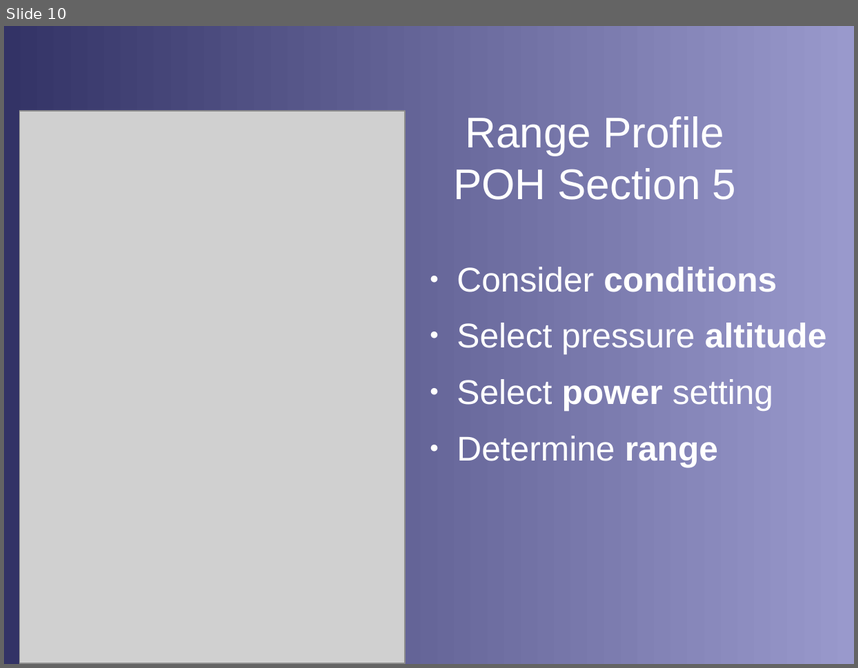
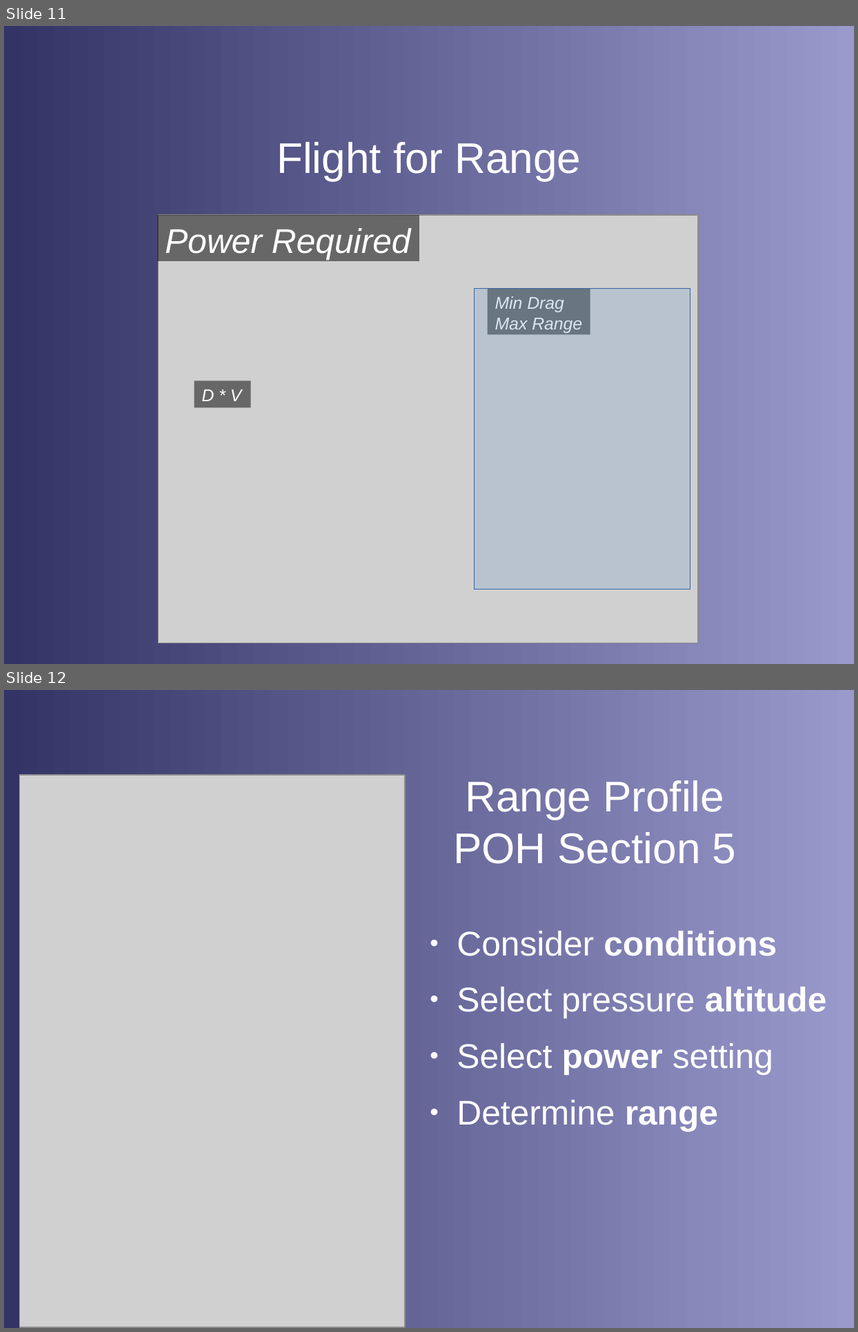
Before and after one commit to stephanheinemann/flight, a slide deck: FI/RangeAndEndurance/RangeAndEndurance.odp. Shown one above the other, each under a label of ours: slide 10 before the commit, slides 11 and 12 after it. The pictures are 858x668 and 858x1332 pixels, drawn with LibreOffice and Linux fonts; fonts in the diff are those of the drawing; grey boxes stand for pictures; background and template pictures are left out. Boxes give left, top, right and bottom in pixels: in the first picture for what was removed or moved away, otherwise in the second. Text is boxed around its words. In the diff, an @@ line names an element or a change of style, - is before the commit and + after.

```diff
--- a/FI/RangeAndEndurance/RangeAndEndurance.odp
+++ b/FI/RangeAndEndurance/RangeAndEndurance.odp
@@ slide 11 added at [4, 26, 854, 664], background gradient #333366 to #9999CC @@
@@ title added at [277, 142, 582, 181], 40 pt, text #FFFFFF @@
+Flight for Range
@@ rectangle added at [157, 215, 419, 261], fill #000000 at 50% opacity, 32 pt, text #FFFFFF, italic @@
+Power Required
@@ picture added at [159, 215, 698, 643] @@
@@ rectangle added at [475, 288, 691, 589], fill #729FCF at 25% opacity, outline #3465A4 0 pt @@
@@ rectangle added at [488, 288, 590, 334], fill #000000 at 50% opacity, 16 pt, text #FFFFFF, italic @@
+Min Drag
+Max Range
@@ rectangle added at [194, 381, 251, 408], fill #000000 at 50% opacity, 16 pt, text #FFFFFF, italic @@
+D * V
@@ what was slide 10 is now slide 12 @@
```
Also in this commit, not shown: 4 slides changed, 3 other slides added, 1 other file.
